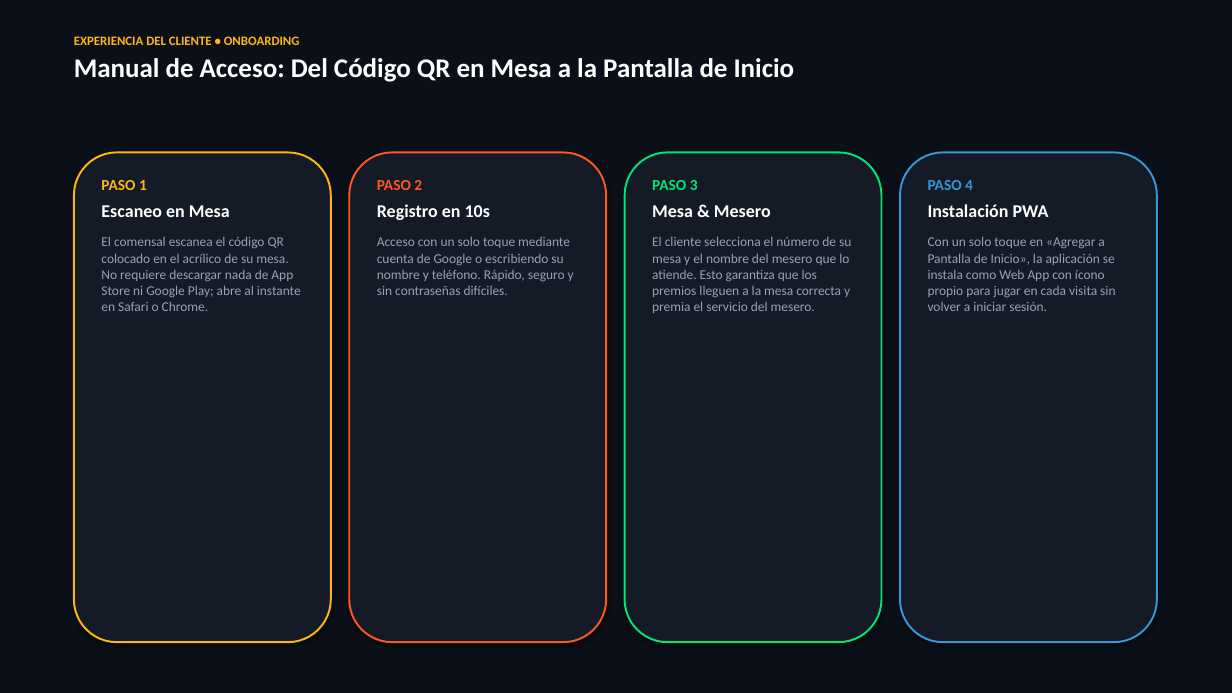
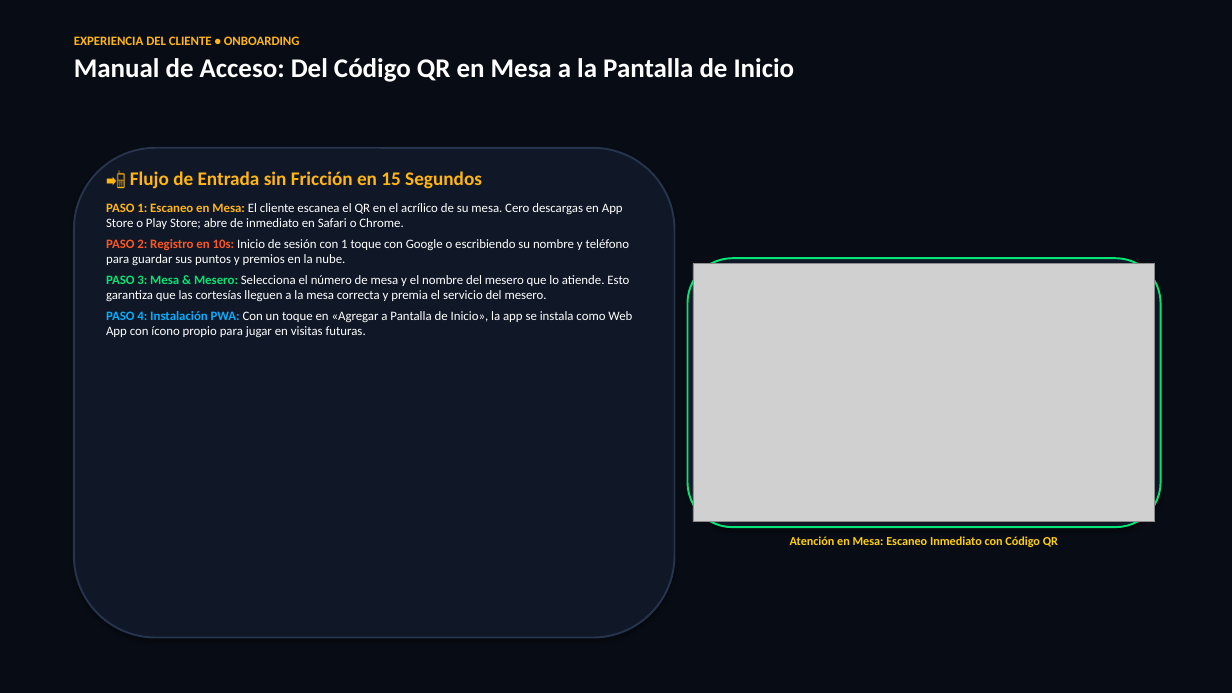
Before and after one commit to chefalbertomc/NFL-grids-, a slide deck: slide 6 of Drinks_and_Wins_Presentacion_Ejecutiva.pptx. Drawn at 1232x693 pixels with LibreOffice and Linux fonts; fonts in the diff are those of the drawing; grey boxes stand for pictures. Boxes give left, top, right and bottom in pixels: in the first picture for what was removed or moved away, otherwise in the second. Text is boxed around its words. In the diff, an @@ line names an element or a change of style, - is before the commit and + after.

```diff
--- a/Drinks_and_Wins_Presentacion_Ejecutiva.pptx
+++ b/Drinks_and_Wins_Presentacion_Ejecutiva.pptx
@@ background #0B0F17 to #080C14 @@
@@ rounded rectangle: place and size @@
-rounded rectangle at bbox=[74, 152, 331, 642]
+rounded rectangle at bbox=[74, 148, 675, 638]
@@ rounded rectangle at bbox=[74, 148, 675, 638]: fill #141A26 to #101726; outline #FFB612 1.5 pt to #26344E 1.5 pt @@
@@ text at bbox=[106, 171, 632, 338]: text changed; size 10.5 to 10 pt; text colour #94A3B8 to #FFFFFF @@
-PASO 1
-Escaneo en Mesa
-El comensal escanea el código QR colocado en el acrílico de su mesa. No requiere descargar nada de App Store ni Google Play; abre al instante en Safari o Chrome.
+📲 Flujo de Entrada sin Fricción en 15 Segundos
+PASO 1: Escaneo en Mesa: El cliente escanea el QR en el acrílico de su mesa. Cero descargas en App Store o Play Store; abre de inmediato en Safari o Chrome.
+PASO 2: Registro en 10s: Inicio de sesión con 1 toque con Google o escribiendo su nombre y teléfono para guardar sus puntos y premios en la nube.
+PASO 3: Mesa & Mesero: Selecciona el número de mesa y el nombre del mesero que lo atiende. Esto garantiza que las cortesías lleguen a la mesa correcta y premia el servicio del mesero.
+PASO 4: Instalación PWA: Con un toque en «Agregar a Pantalla de Inicio», la app se instala como Web App con ícono propio para jugar en visitas futuras.
@@ rounded rectangle removed at bbox=[625, 152, 882, 642] @@
@@ rounded rectangle removed at bbox=[900, 152, 1157, 642] @@
@@ text removed at bbox=[377, 180, 574, 295] @@
-PASO 2
-Registro en 10s
-Acceso con un solo toque mediante cuenta de Google o escribiendo su nombre y teléfono. Rápido, seguro y sin contraseñas difíciles.
@@ text removed at bbox=[652, 180, 851, 313] @@
-PASO 3
-Mesa & Mesero
-El cliente selecciona el número de su mesa y el nombre del mesero que lo atiende. Esto garantiza que los premios lleguen a la mesa correcta y premia el servicio del mesero.
@@ text removed at bbox=[928, 180, 1115, 311] @@
-PASO 4
-Instalación PWA
-Con un solo toque en «Agregar a Pantalla de Inicio», la aplicación se instala como Web App con ícono propio para jugar en cada visita sin volver a iniciar sesión.
@@ rounded rectangle: place and size @@
-rounded rectangle at bbox=[349, 152, 606, 642]
+rounded rectangle at bbox=[688, 258, 1161, 527]
@@ rounded rectangle at bbox=[688, 258, 1161, 527]: fill #141A26 to #101726; outline #FF5722 1.5 pt to #00E676 1.5 pt @@
@@ picture added at bbox=[693, 263, 1155, 521] @@
@@ text added at bbox=[790, 536, 1058, 547], 9.5 pt, text #FFD100, bold @@
+Atención en Mesa: Escaneo Inmediato con Código QR
```
Also in this commit, not shown: 22 other slides changed, 5 other files.
